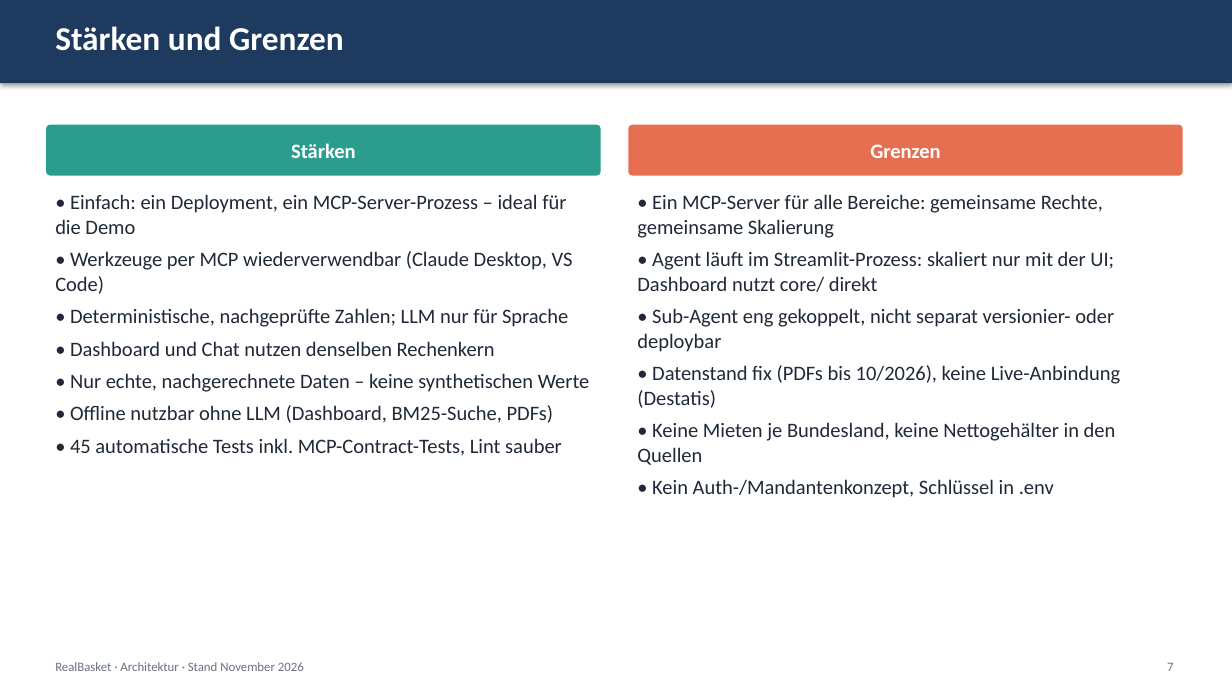
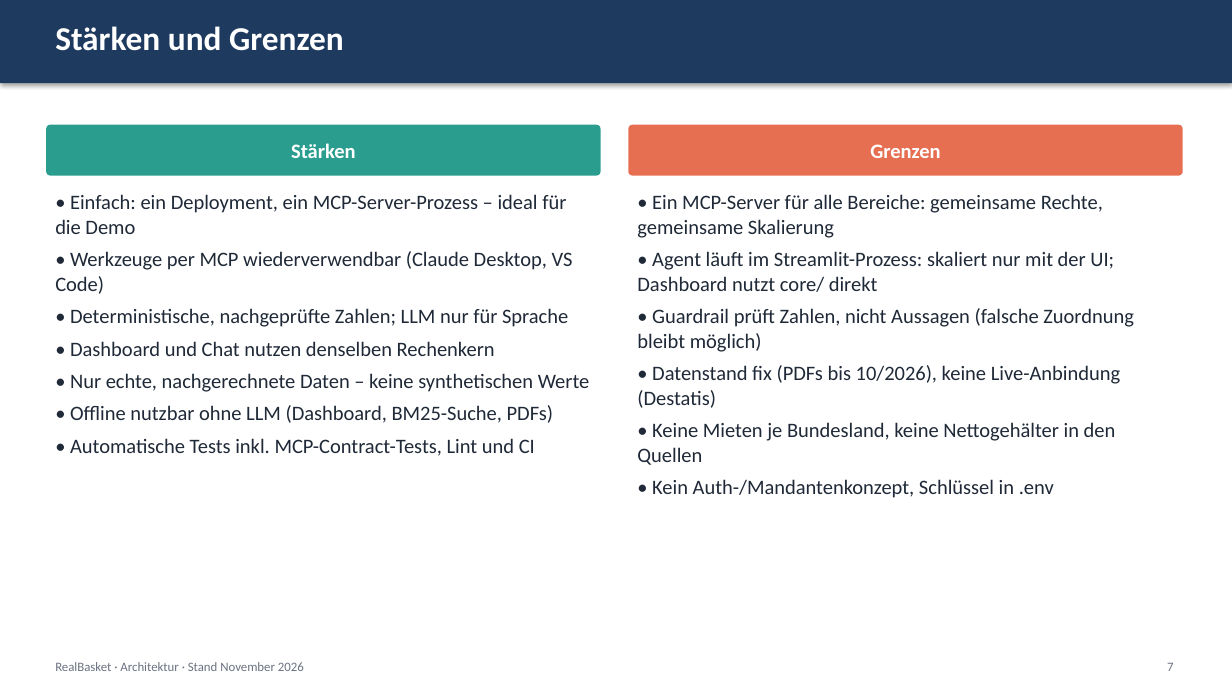
Before and after one commit to ValentinIliu1212/real-basket, a slide deck: slide 7 of docs/architecture/RealBasket_Architektur_Ist.pptx. Drawn at 1232x693 pixels with LibreOffice and Linux fonts; fonts in the diff are those of the drawing. Boxes give left, top, right and bottom in pixels: in the first picture for what was removed or moved away, otherwise in the second. Text is boxed around its words. In the diff, an @@ line names an element or a change of style, - is before the commit and + after.

Commit message:
Review fixes: fixed base period, number guardrail, config checks, generated slide figures, CI
- Index always on the full series (base 11/2024): months no longer changes rates (13 gave 2,91 % instead of 2,93 %); YoY matched by date; weights normalised; explicit errors for unweighted/unknown input; invalid investigate_deviation level returns an error

- Number guardrail (agents/guardrail.py) flags unbacked figures in chat and CLI; prompt forbids derived numbers

- Collector sub-agent removed; get_prices returns a deterministic summary

- LLM provider validation (errors fail fast, warnings in sidebar/CLI); .env.example: OPENAI_API_KEY empty with Azure

- One group label 'Verkehr' (as in the source PDFs); deviation rounding documented

- Slide figures computed from the data at build time; decks rebuilt (de/en)

- ruff 0.17, GitHub Actions CI (ruff, pytest, deck build); README: known limitations, review decisions; 70 tests

```diff
--- a/docs/architecture/RealBasket_Architektur_Ist.pptx
+++ b/docs/architecture/RealBasket_Architektur_Ist.pptx
@@ text at box(637, 308, 1134, 352): text changed @@
-• Sub-Agent eng gekoppelt, nicht separat versionier- oder deploybar
+• Guardrail prüft Zahlen, nicht Aussagen (falsche Zuordnung bleibt möglich)
@@ text at box(70, 438, 535, 456): text changed @@
-• 45 automatische Tests inkl. MCP-Contract-Tests, Lint sauber
+• Automatische Tests inkl. MCP-Contract-Tests, Lint und CI
```
Also in this commit, not shown: 4 other slides changed, 32 other files.
